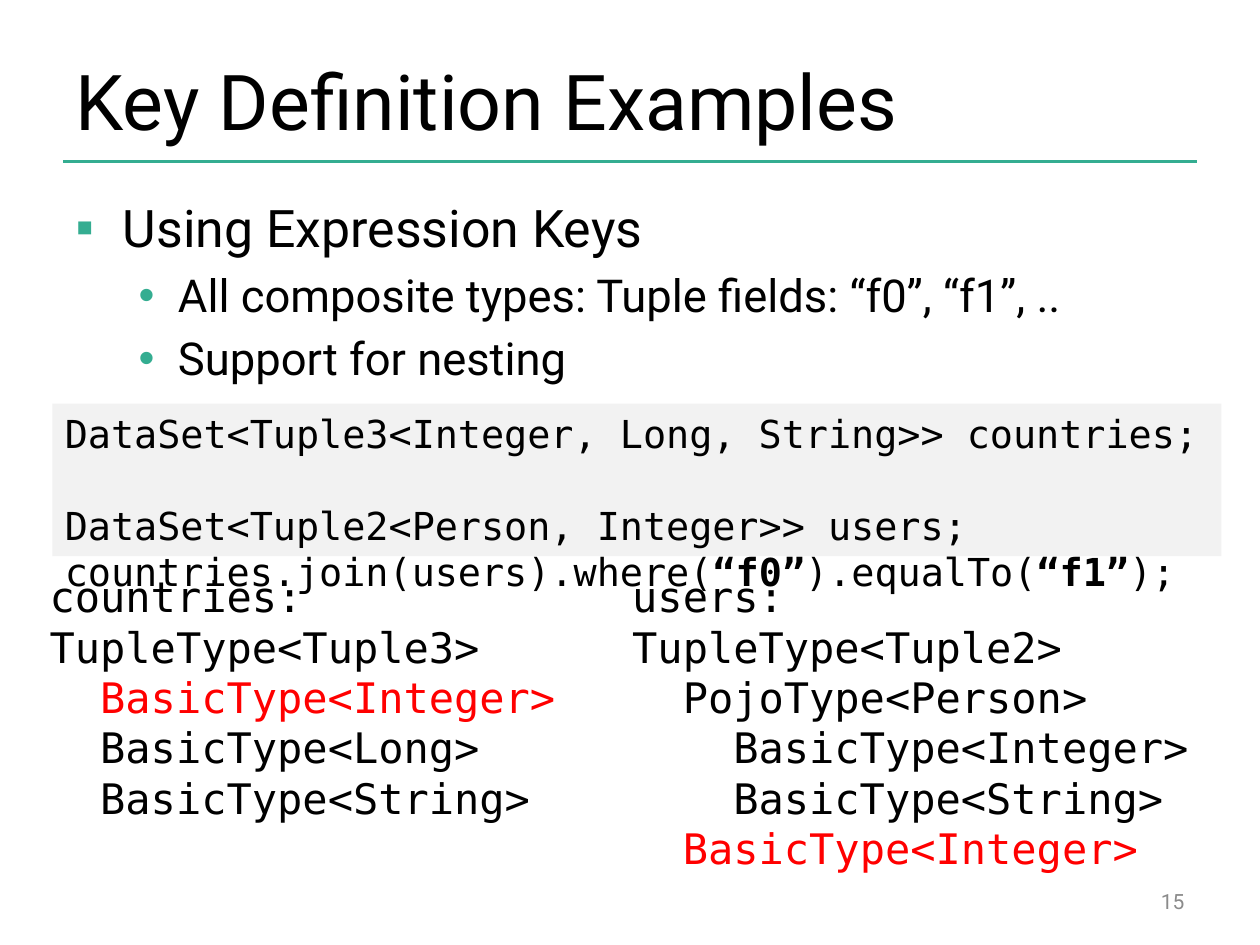
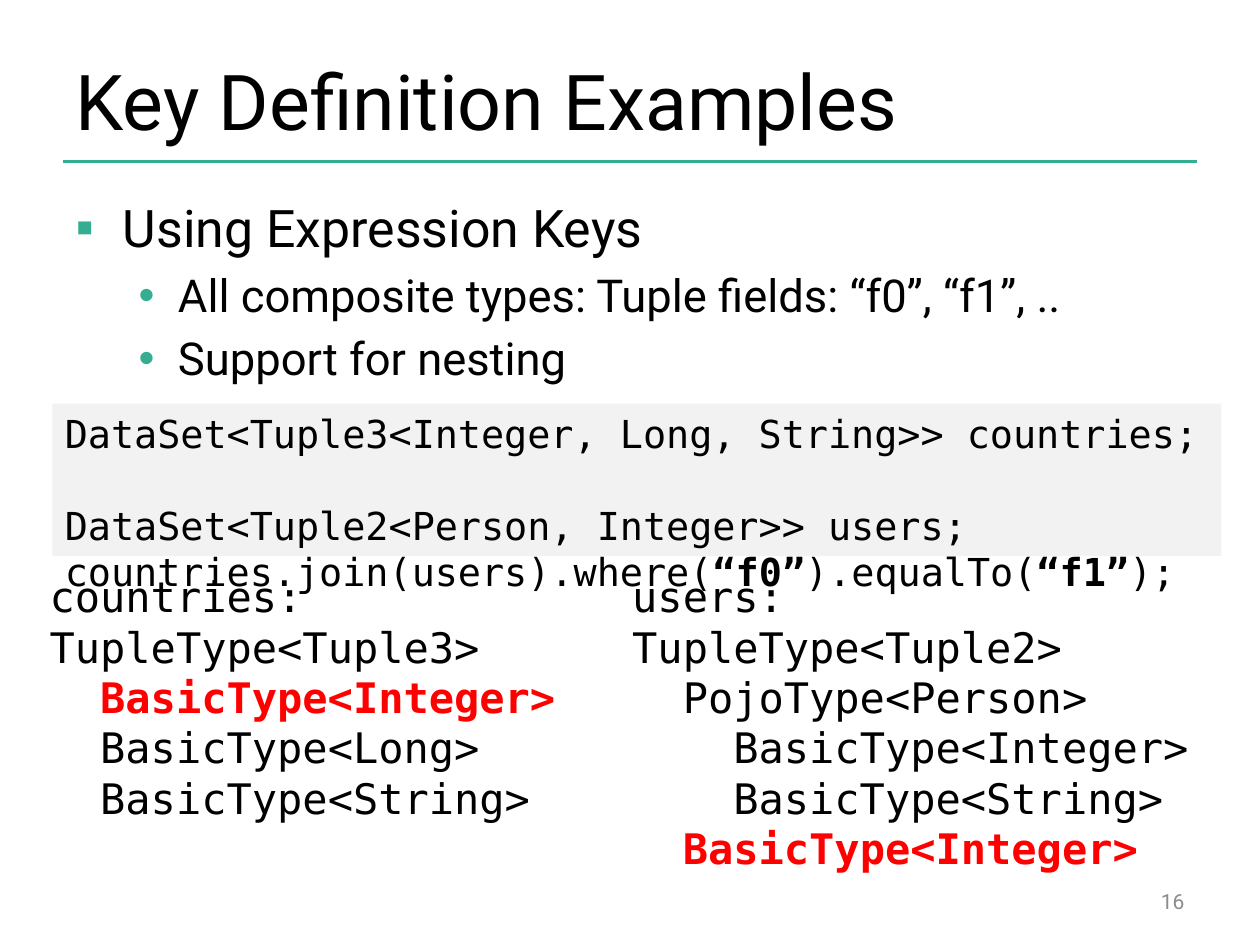
Before and after one commit to dataArtisans/flink-training-web, a slide deck: slide 16 of slides/flink_batch_advanced.pptx (slide 15 before the commit). Drawn at 1260x945 pixels with LibreOffice and Linux fonts; fonts in the diff are those of the drawing; background and template pictures are left out. Boxes give left, top, right and bottom in pixels: in the first picture for what was removed or moved away, otherwise in the second. Text is boxed around its words. In the diff, an @@ line names an element or a change of style, - is before the commit and + after.

```diff
--- a/slides/flink_batch_advanced.pptx
+++ b/slides/flink_batch_advanced.pptx
@@ text at bbox=[100, 679, 555, 722]: bold on in "BasicType<Integer>" @@
@@ text at bbox=[683, 830, 1138, 873]: bold on in "BasicType<Integer>" @@
@@ page number at bbox=[1161, 894, 1185, 909]: text changed @@
-15
+16
```
Also in this commit, not shown: 10 other slides changed, 10 slides added, 7 slides removed.
